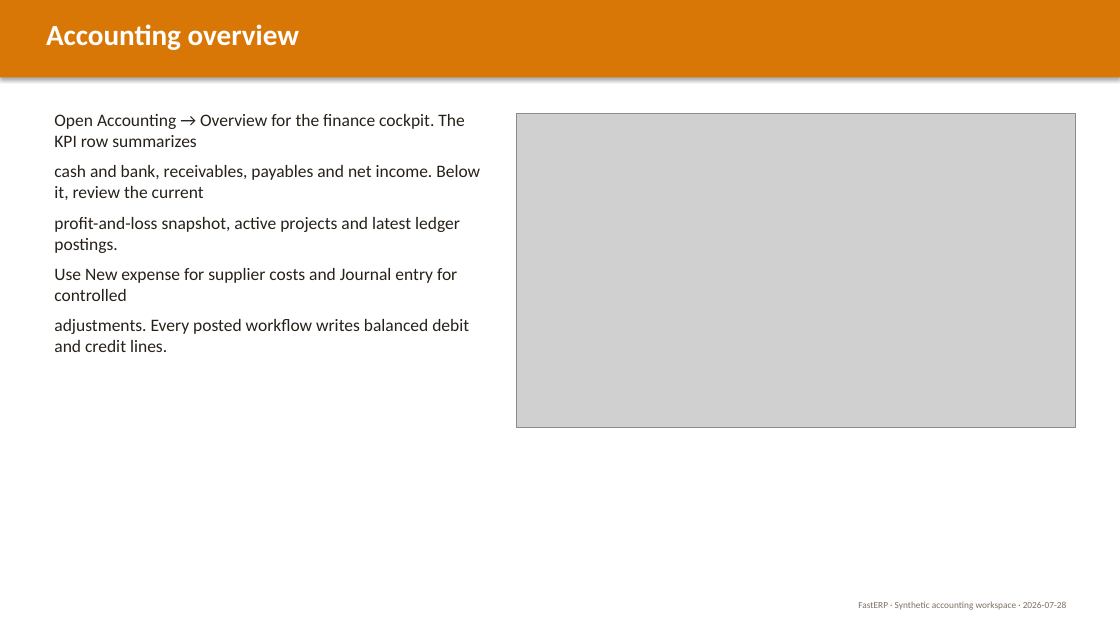
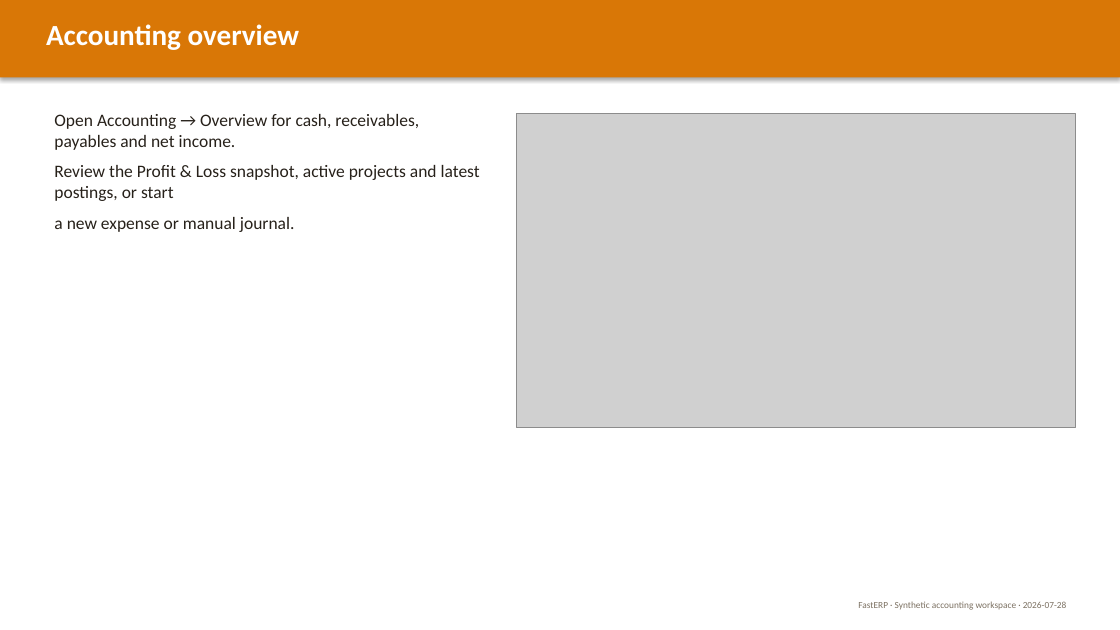
Before and after one commit to predictivelabsai/FastERP, a slide deck: slide 9 of docs/FastERP_user_guide_2026-07-28.pptx (slide 3 before the commit). Drawn at 1120x630 pixels with LibreOffice and Linux fonts; fonts in the diff are those of the drawing; grey boxes stand for pictures. Boxes give left, top, right and bottom in pixels: in the first picture for what was removed or moved away, otherwise in the second. Text is boxed around its words. In the diff, an @@ line names an element or a change of style, - is before the commit and + after.

```diff
--- a/docs/FastERP_user_guide_2026-07-28.pptx
+++ b/docs/FastERP_user_guide_2026-07-28.pptx
@@ text at [54, 114, 480, 232]: text changed @@
-Open Accounting → Overview for the finance cockpit. The KPI row summarizes
-cash and bank, receivables, payables and net income. Below it, review the current
-profit-and-loss snapshot, active projects and latest ledger postings.
-Use New expense for supplier costs and Journal entry for controlled
-adjustments. Every posted workflow writes balanced debit and credit lines.
+Open Accounting → Overview for cash, receivables, payables and net income.
+Review the Profit & Loss snapshot, active projects and latest postings, or start
+a new expense or manual journal.
```
Also in this commit, not shown: 8 other slides changed, 8 slides added, 2 slides removed, 27 other files.
